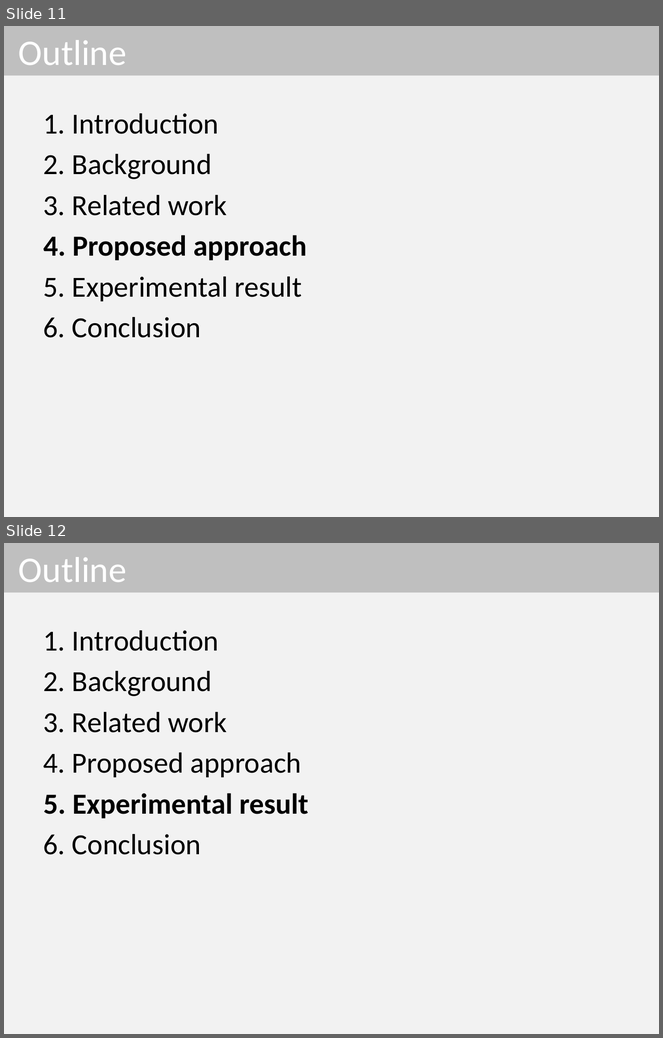
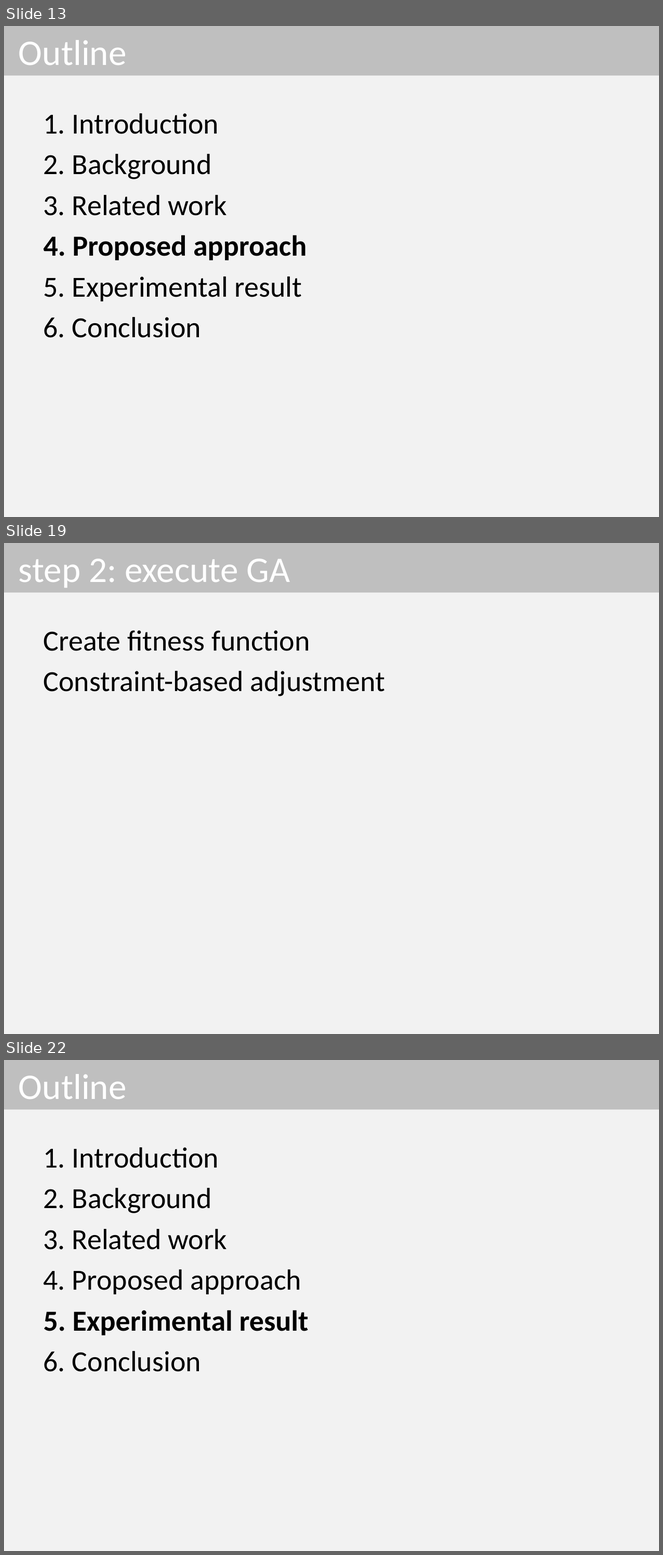
Before and after one commit to dinhngocthi/GAsource, a slide deck: CFT4CUnitSrc/src/report/ACOMP2016_Presentation.pptx. Shown one above the other, each under a label of ours: slides 11 and 12 before the commit, slides 13, 19 and 22 after it; the slides between them are not shown. The pictures are 663x1038 and 663x1555 pixels, drawn with LibreOffice and Linux fonts; fonts in the diff are those of the drawing. Boxes give left, top, right and bottom in pixels: in the first picture for what was removed or moved away, otherwise in the second. Text is boxed around its words. In the diff, an @@ line names an element or a change of style, - is before the commit and + after.

```diff
--- a/CFT4CUnitSrc/src/report/ACOMP2016_Presentation.pptx
+++ b/CFT4CUnitSrc/src/report/ACOMP2016_Presentation.pptx
@@ slide 19 added at (4,543,659,1034), background #F2F2F2 @@
@@ title added at (4,543,659,593), fill #BFBFBF, 39.6 pt, text #FFFFFF @@
+step 2: execute GA
@@ text added at (44,630,385,696), 32 pt, text #000000 @@
+Create fitness function
+Constraint-based adjustment
@@ what was slide 11 is now slide 13 @@
@@ what was slide 12 is now slide 22 @@
```
Also in this commit, not shown: 2 slides changed, 9 other slides added.
